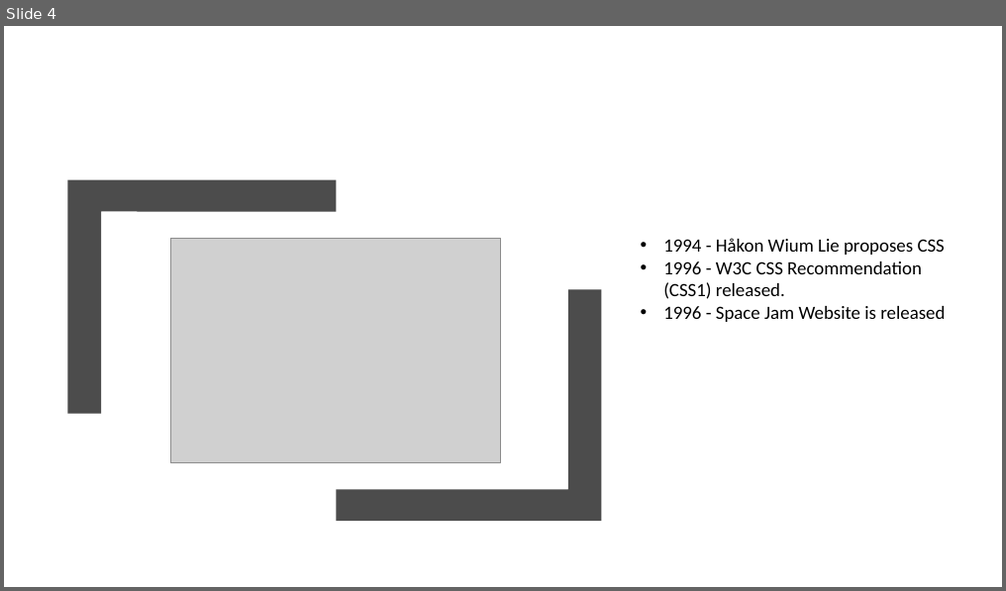
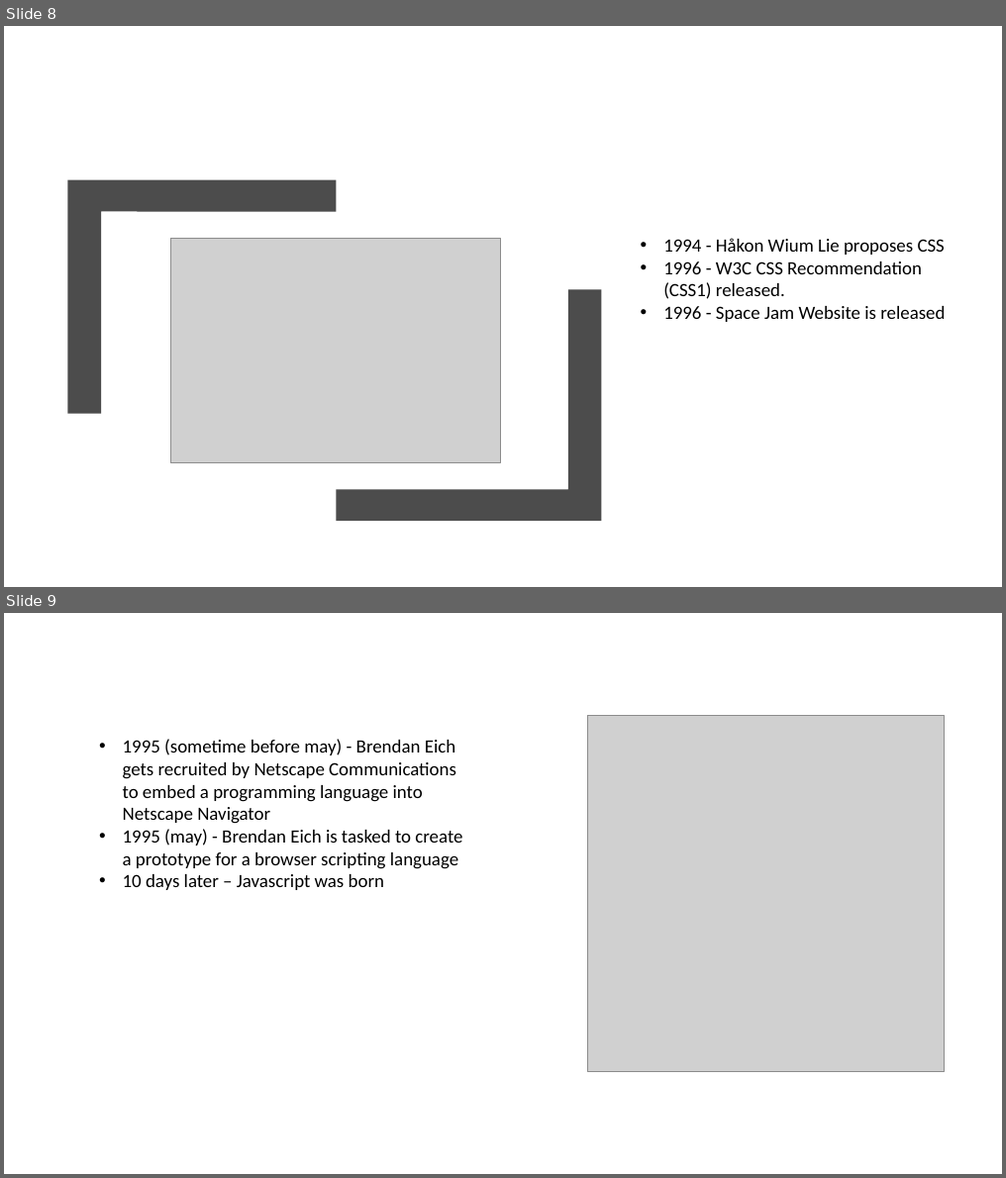
Before and after one commit to andrewsunglaekim/history-of-fefw, a slide deck: deck.pptx. Shown one above the other, each under a label of ours: slide 4 before the commit, slides 8 and 9 after it. The pictures are 1006x591 and 1006x1178 pixels, drawn with LibreOffice and Linux fonts; fonts in the diff are those of the drawing; grey boxes stand for pictures; background and template pictures are left out. Boxes give left, top, right and bottom in pixels: in the first picture for what was removed or moved away, otherwise in the second. Text is boxed around its words. In the diff, an @@ line names an element or a change of style, - is before the commit and + after.

```diff
--- a/deck.pptx
+++ b/deck.pptx
@@ slide 9 added at (4, 613, 1002, 1174), background #FFFFFF @@
@@ picture added at (588, 716, 944, 1072) @@
@@ text added at (123, 739, 462, 890), 18 pt, text #000000 @@
+• 1995 (sometime before may) - Brendan Eich gets recruited by Netscape Communications to embed a programming language into Netscape Navigator
+• 1995 (may) - Brendan Eich is tasked to create a prototype for a browser scripting language
+• 10 days later – Javascript was born
@@ what was slide 4 is now slide 8 @@
```
Also in this commit, not shown: 1 slide changed, 5 other slides added, 4 other files.
